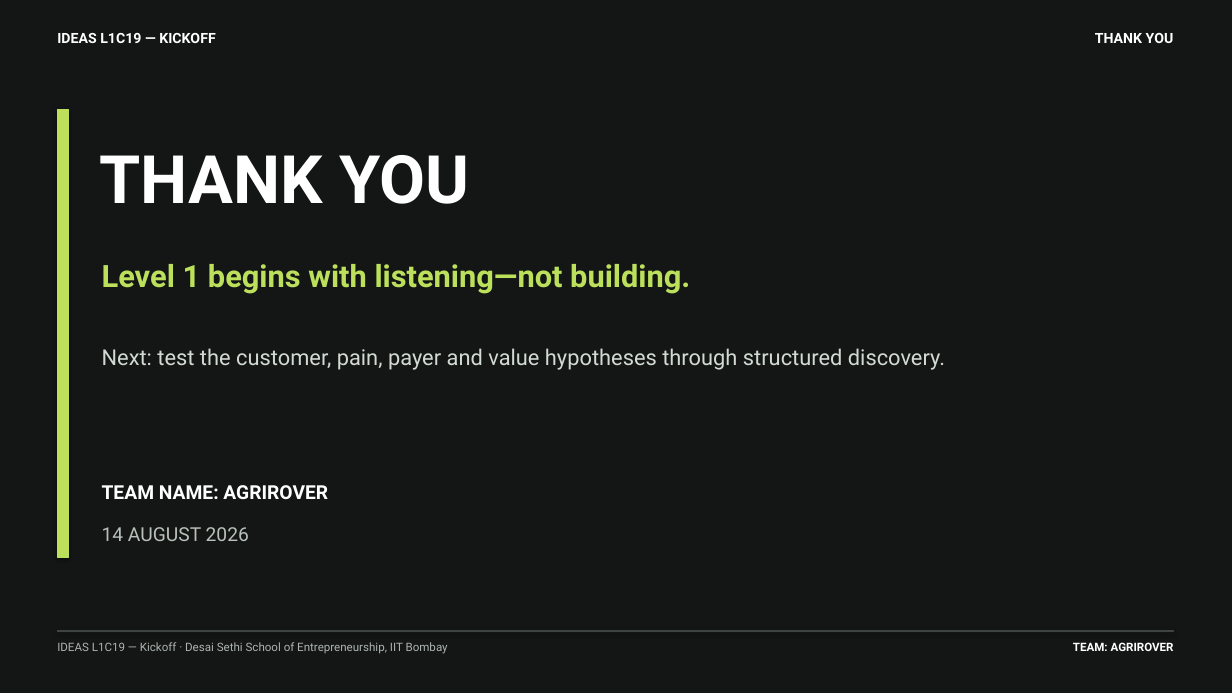
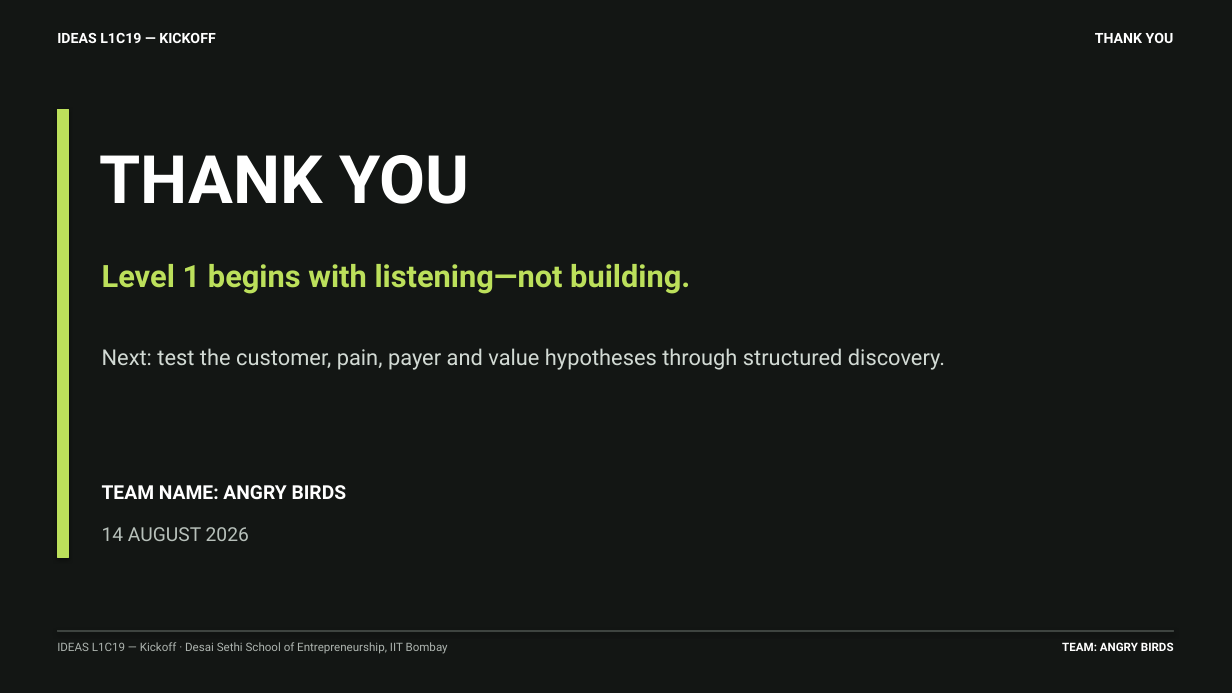
Before and after one commit to aman123825/agrobot, a slide deck: slide 5 of docs/AgriRover_IDEAS_Level_1_Kickoff_14_Aug_2026.pptx. Drawn at 1232x693 pixels with LibreOffice and Linux fonts; fonts in the diff are those of the drawing. Boxes give left, top, right and bottom in pixels: in the first picture for what was removed or moved away, otherwise in the second. Text is boxed around its words. In the diff, an @@ line names an element or a change of style, - is before the commit and + after.

```diff
--- a/docs/AgriRover_IDEAS_Level_1_Kickoff_14_Aug_2026.pptx
+++ b/docs/AgriRover_IDEAS_Level_1_Kickoff_14_Aug_2026.pptx
@@ text at <box>102,485,346,499</box>: text changed @@
-TEAM NAME: AGRIROVER
+TEAM NAME: ANGRY BIRDS
@@ text at <box>1062,642,1174,651</box>: text changed @@
-TEAM: AGRIROVER
+TEAM: ANGRY BIRDS
```
Also in this commit, not shown: 4 other slides changed, 1 other file.
